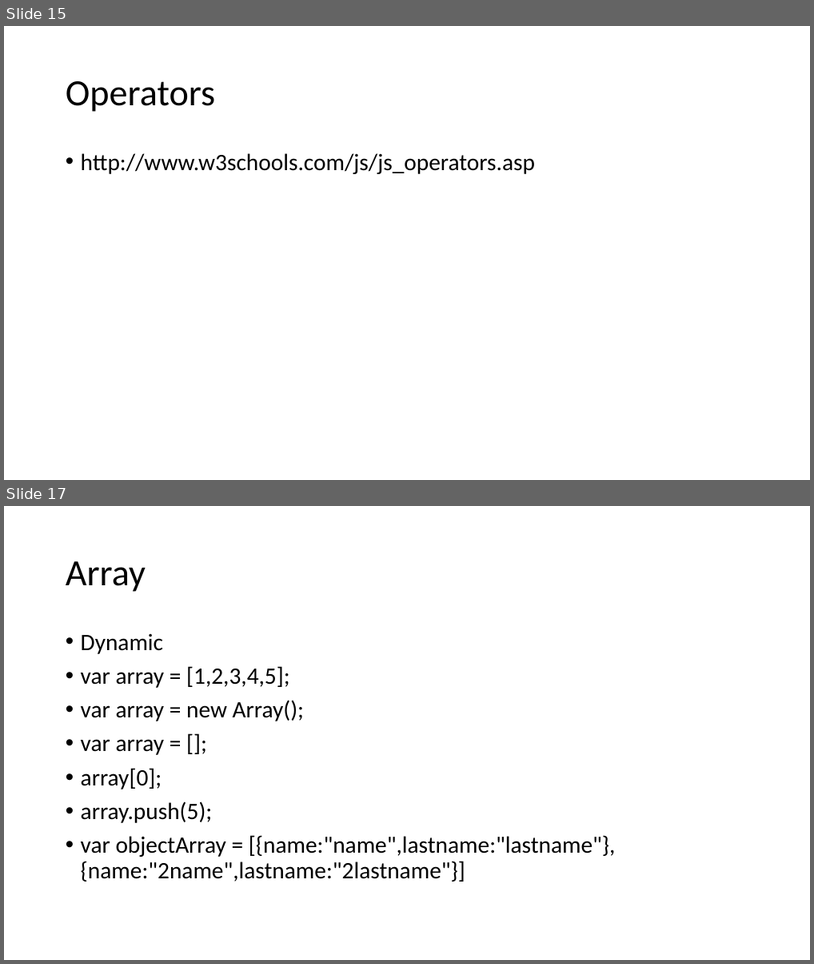
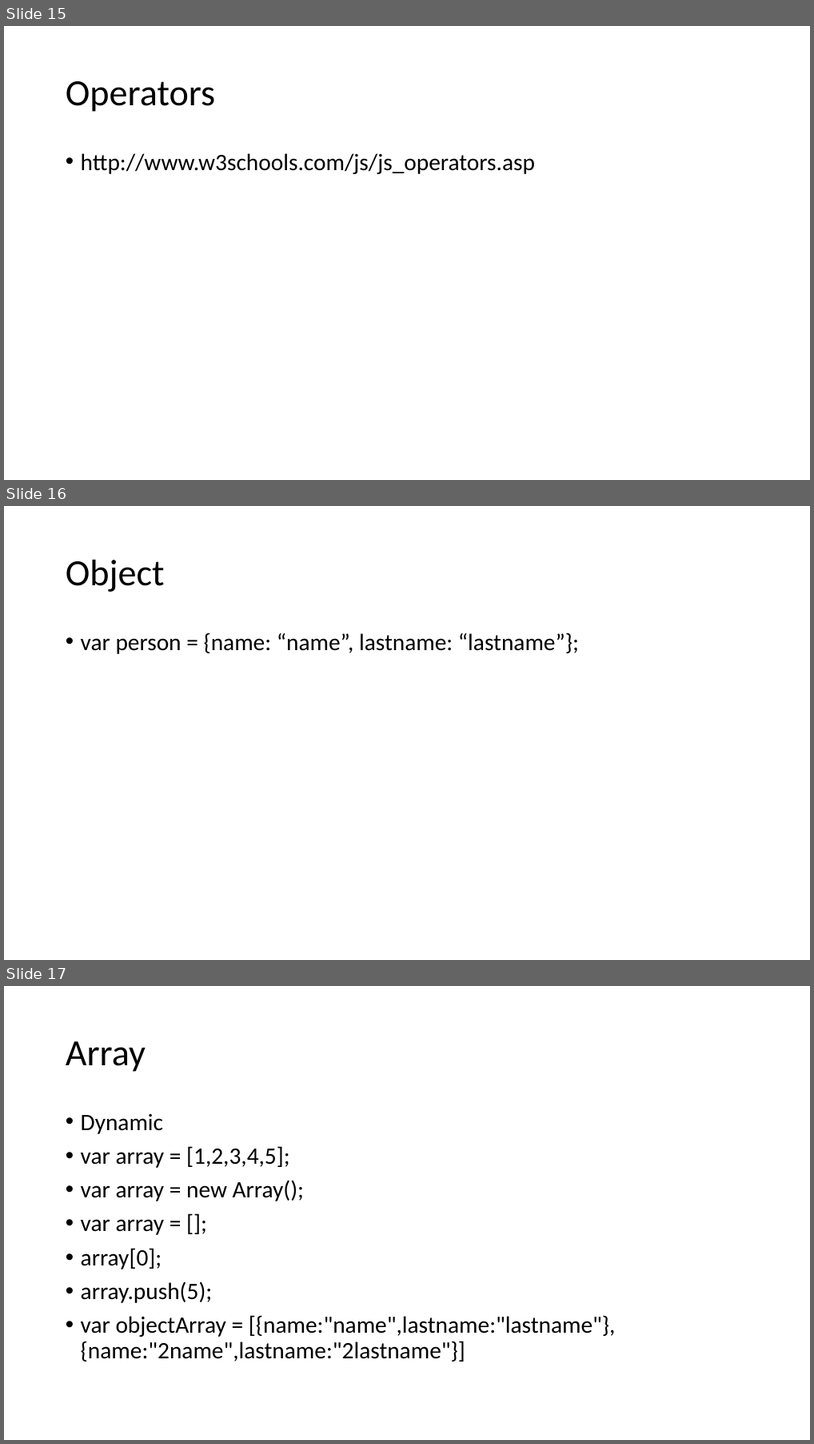
Before and after one commit to JansAkkaunt/JSTraining, a slide deck: JSTrainingj.pptx. Shown one above the other, each under a label of ours: slides 15 and 17 before the commit, slides 15, 16 and 17 after it; the slides between them are not shown. The pictures are 814x964 and 814x1444 pixels, drawn with LibreOffice and Linux fonts; fonts in the diff are those of the drawing. Boxes give left, top, right and bottom in pixels: in the first picture for what was removed or moved away, otherwise in the second. Text is boxed around its words. In the diff, an @@ line names an element or a change of style, - is before the commit and + after.

```diff
--- a/JSTrainingj.pptx
+++ b/JSTrainingj.pptx
@@ slide 16 added at (4, 506, 810, 960), background #FFFFFF @@
@@ title added at (66, 560, 165, 592), 44 pt, text #000000 @@
+Object
@@ text added at (81, 632, 579, 654), 28 pt, text #000000 @@
+• var person = {name: “name”, lastname: “lastname”};
```
Also in this commit, not shown: 1 slide changed, 2 other slides added, 1 slide removed.
